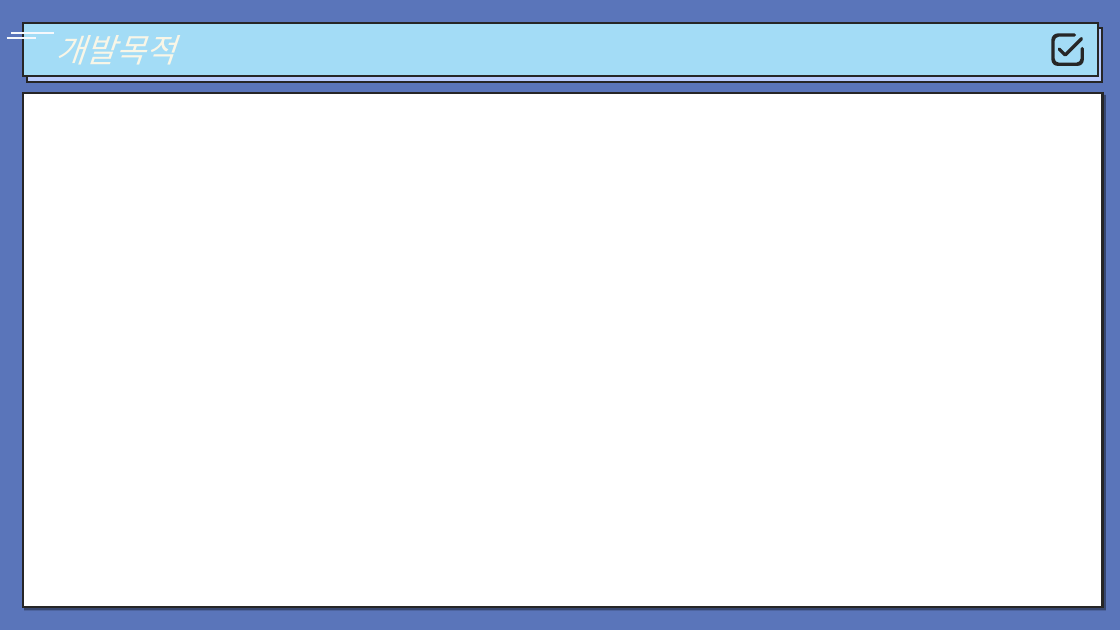
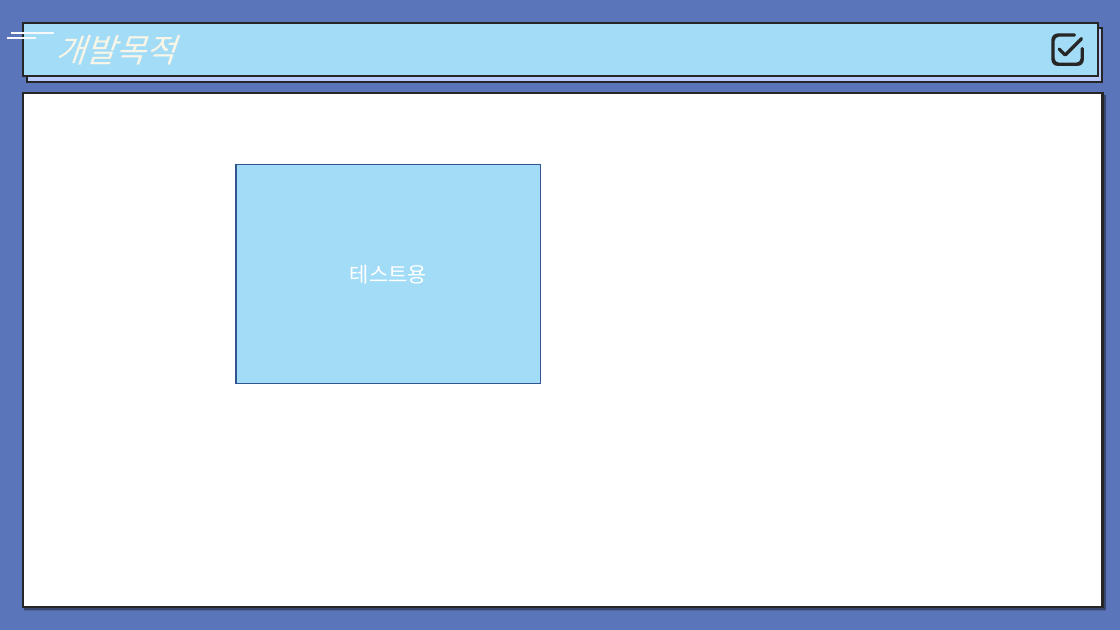
Before and after one commit to TeTedo/KeyboardWarrior, a slide deck: slide 3 of after/발표용ppt/기획발표ppt.pptx. Drawn at 1120x630 pixels with LibreOffice and Linux fonts; fonts in the diff are those of the drawing. Boxes give left, top, right and bottom in pixels: in the first picture for what was removed or moved away, otherwise in the second. Text is boxed around its words. In the diff, an @@ line names an element or a change of style, - is before the commit and + after.

Commit message:
test

```diff
--- a/after/발표용ppt/기획발표ppt.pptx
+++ b/after/발표용ppt/기획발표ppt.pptx
@@ rectangle added at box(236, 165, 541, 383), fill #A3DCF6, outline #325491 1 pt, 18 pt, text #FFFFFF @@
+테스트용
```
